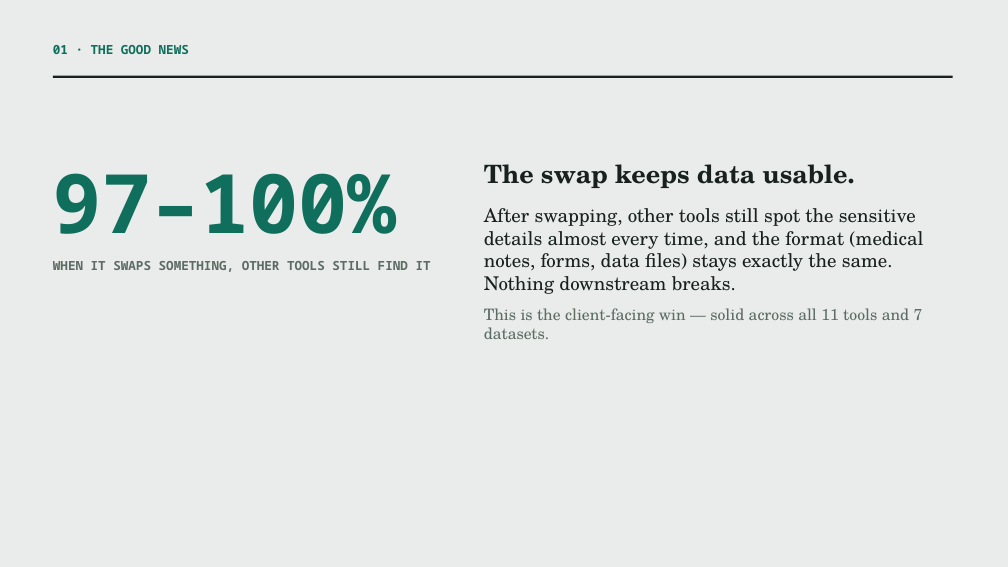
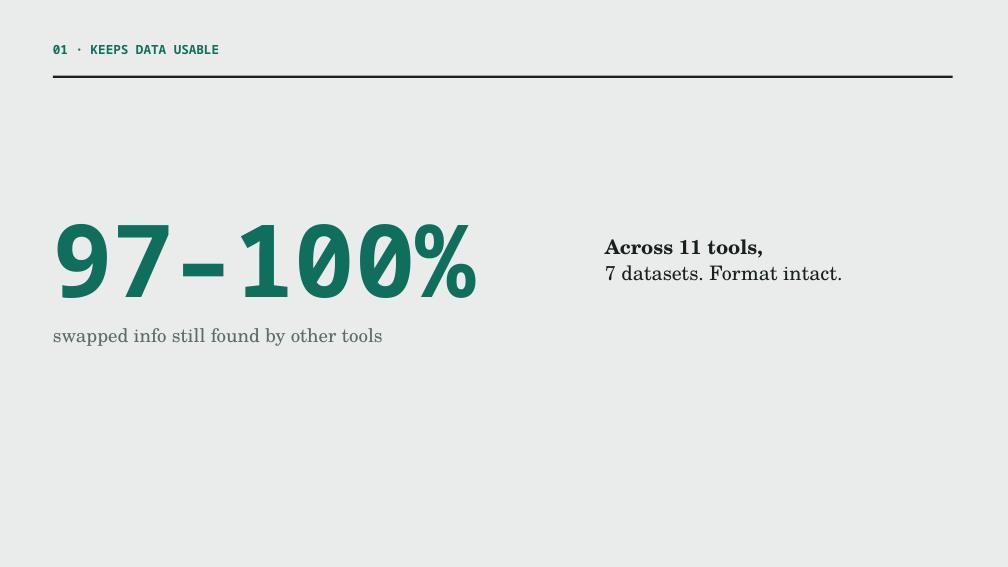
Before and after one commit to Custodian-Labs/guardian-layer-phi-benchmark, a slide deck: slide 2 of docs/guardian_layer_internal.pptx. Drawn at 1008x567 pixels with LibreOffice and Linux fonts; fonts in the diff are those of the drawing. Boxes give left, top, right and bottom in pixels: in the first picture for what was removed or moved away, otherwise in the second. Text is boxed around its words. In the diff, an @@ line names an element or a change of style, - is before the commit and + after.

Commit message:
Decks: minimal redesign — big numbers, one example per slide, no paragraphs
Stripped all multi-sentence prose. Each slide now carries a headline number/
phrase plus at most one before->after example. External 5 slides, internal 6;
ZH PDFs mirror. Fixed big-number/subtitle overlap in the PDF layout.

```diff
--- a/docs/guardian_layer_internal.pptx
+++ b/docs/guardian_layer_internal.pptx
@@ text at bbox=[53, 45, 219, 54]: text changed @@
-01 · THE GOOD NEWS
+01 · KEEPS DATA USABLE
@@ text "97–100%": place and size @@
-text "97–100%" at bbox=[53, 173, 431, 272]
+text "97–100%" at bbox=[53, 224, 476, 346]
@@ text at bbox=[53, 224, 476, 298]: size 78 to 96 pt in "97–100%"; less space between paragraphs @@
@@ text at bbox=[605, 239, 842, 281]: text changed; size 18 to 19 pt @@
-The swap keeps data usable.
-After swapping, other tools still spot the sensitive details almost every time, and the format (medical notes, forms, data files) stays exactly the same. Nothing downstream breaks.
-This is the client-facing win — solid across all 11 tools and 7 datasets.
+Across 11 tools,
+7 datasets. Format intact.
@@ text at bbox=[53, 328, 383, 346]: text changed; size 12 to 18 pt; font Noto Sans Mono to TeX Gyre Schola; bold off @@
-WHEN IT SWAPS SOMETHING, OTHER TOOLS STILL FIND IT
+swapped info still found by other tools
```
Also in this commit, not shown: 5 other slides changed, 6 other files.
